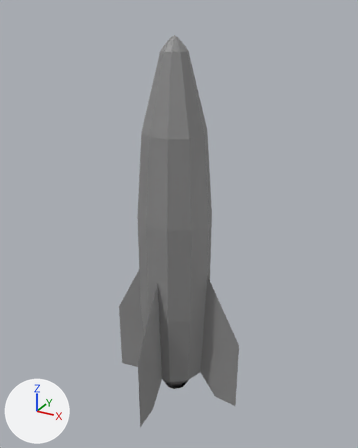
Two versions of the FBX model Assets/V2Rocket.fbx, one commit apart.
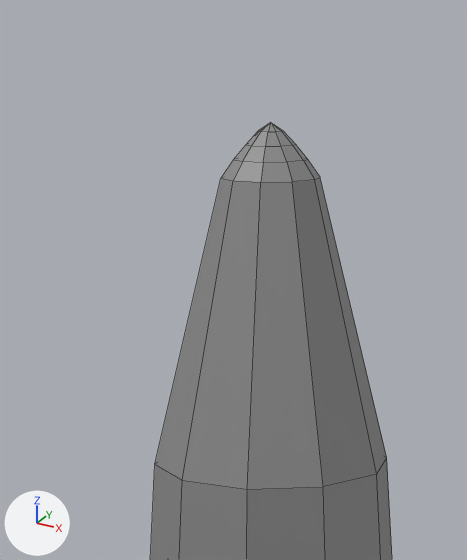
Each version is shown whole from a 50 mm camera at (1.78, -3.17, 3.18) aimed at (0.02, 0.03, 1.58), then close up on the part from 27% to 64% of the width and 0% to 36% of the height. The axes (+X, +Y, +Z) are drawn at lower left. The lights are the same throughout. The close-ups show mesh edges as thin lines. Where no turn or scale is listed for an object, it has been applied to the vertices.

Objects in the first close-up: 'Disco'.
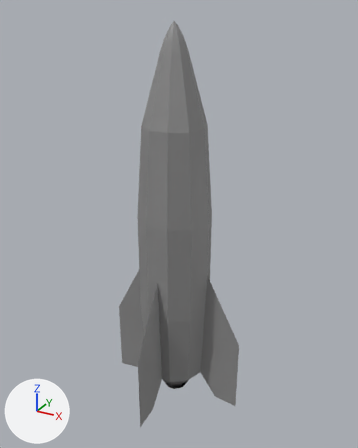
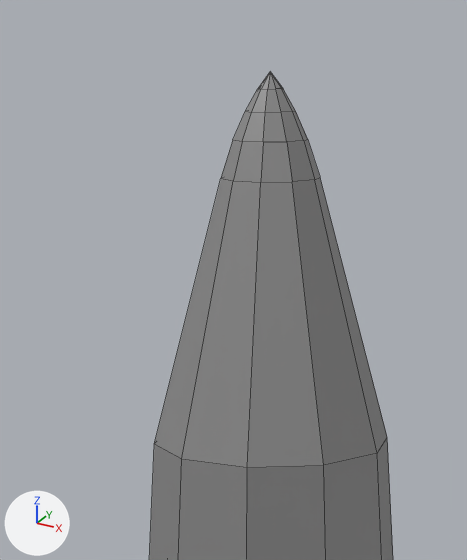
What differs and where, as boxes [x1, y1, x2, y2] in the close-ups (467 x 560 px; the box of a moved part takes in the faces that stretch with it):
'Disco', reshaped
    before: [150, 122, 392, 560]
    after: [149, 71, 393, 560]
part 1 of me_mesh, moved or reshaped
    before: [222, 122, 320, 182]
    after: [221, 71, 320, 182]
part 2 of me_mesh, moved or reshaped
    before: [150, 179, 392, 560]
    after: [149, 179, 393, 560]

What the commit changed:
me_mesh has 151 vertices, 140 faces and spans x -0.6..0.6, y -0.6..0.6, z -0.03..3.0.
me_mesh is used by ob_disco; location (0.0, 0.0, 0.0).
me_mesh part 1: all 31 vertices in x -0.07..0.07, y -0.07..0.07, z 2.93..3.0 are scaled about their middle by (1, 1, 1.77), then moved by (0.0, 0.0, 0.06).
me_mesh part 2: all 10 vertices in x -0.24..0.24, y -0.23..0.23, z 2.34 are moved by (0.0, 0.0, 0.04).
